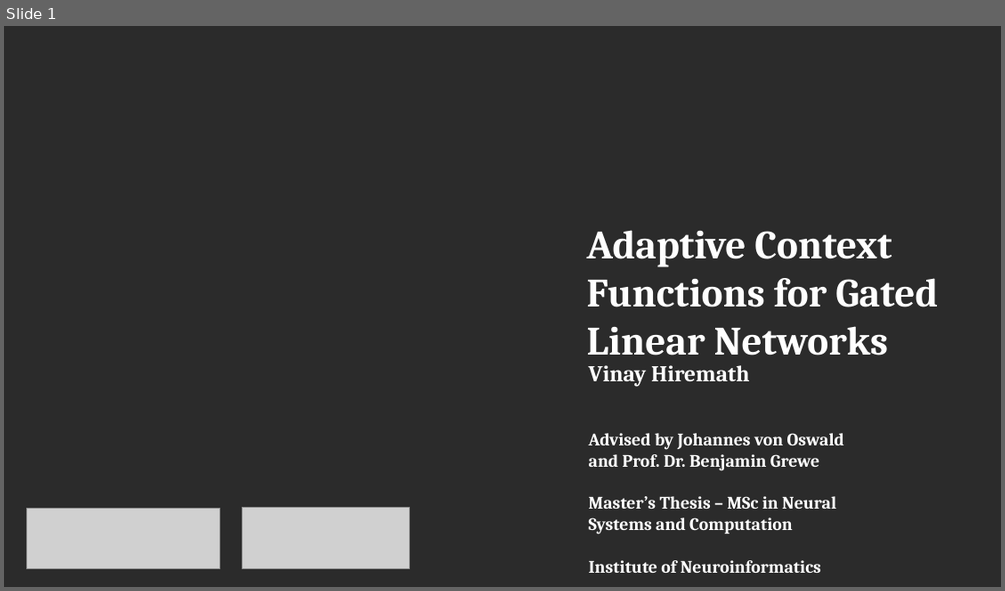
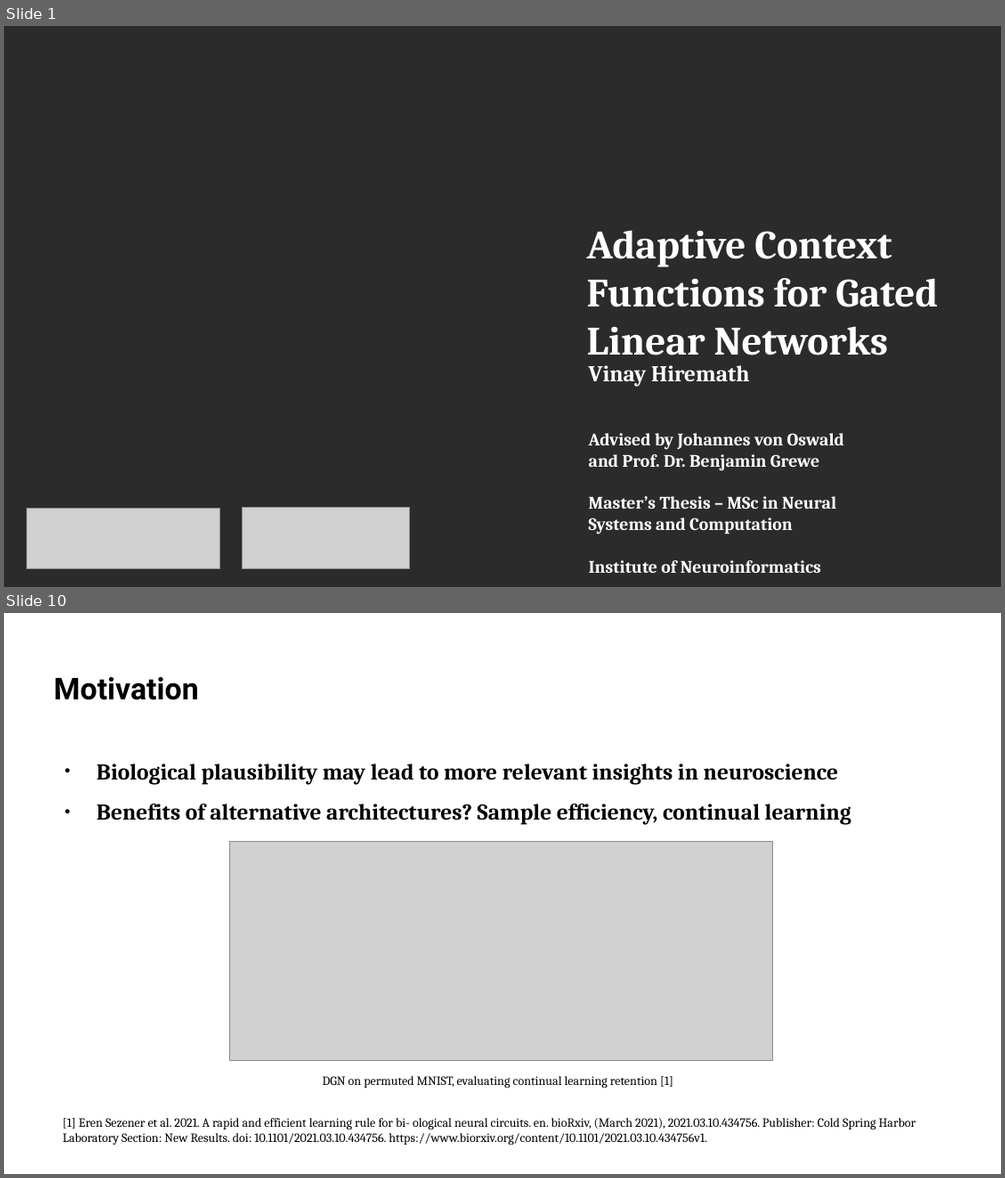
Before and after one commit to vinayh/gln-thesis, a slide deck: Presentation.odp. Shown one above the other, each under a label of ours: slide 1 before the commit, slides 1 and 10 after it; the slides between them are not shown. The pictures are 1005x591 and 1005x1178 pixels, drawn with LibreOffice and Linux fonts; fonts in the diff are those of the drawing; grey boxes stand for pictures; background and template pictures are left out; a plain dark background stands for a picture behind light text. Boxes give left, top, right and bottom in pixels: in the first picture for what was removed or moved away, otherwise in the second. Text is boxed around its words. In the diff, an @@ line names an element or a change of style, - is before the commit and + after.

```diff
--- a/Presentation.odp
+++ b/Presentation.odp
@@ slide 10 added at (4,613,1001,1174), background picture (left out) @@
@@ title added at (54,677,199,700), 24 pt, text #000000, bold @@
+Motivation
@@ text added at (97,763,851,825), 18 pt, text #000000, bold @@
+● Biological plausibility may lead to more relevant insights in neuroscience
+● Benefits of alternative architectures? Sample efficiency, continual learning
@@ picture added at (230,842,773,1061) @@
@@ text added at (323,1076,673,1087), 10 pt, text #000000 @@
+DGN on permuted MNIST, evaluating continual learning retention [1]
@@ text added at (63,1118,916,1144), 10 pt, text #000000 @@
+[1] Eren Sezener et al. 2021. A rapid and efficient learning rule for bi- ological neural circuits. en. bioRxiv, (March 2021), 2021.03.10.434756. Publisher: Cold Spring Harbor Laboratory Section: New Results. doi: 10.1101/2021.03.10.434756. https://www.biorxiv.org/content/10.1101/2021.03.10.434756v1.
@@ text added at (174,1118,200,1127), 12 pt, text #FFFFFF @@
+September 14, 2021
@@ page number added at (668,1118,760,1127), 12 pt, text #FFFFFF @@
+10/19
```
Also in this commit, not shown: 17 other slides added, 2 slides removed, 2 other files.
